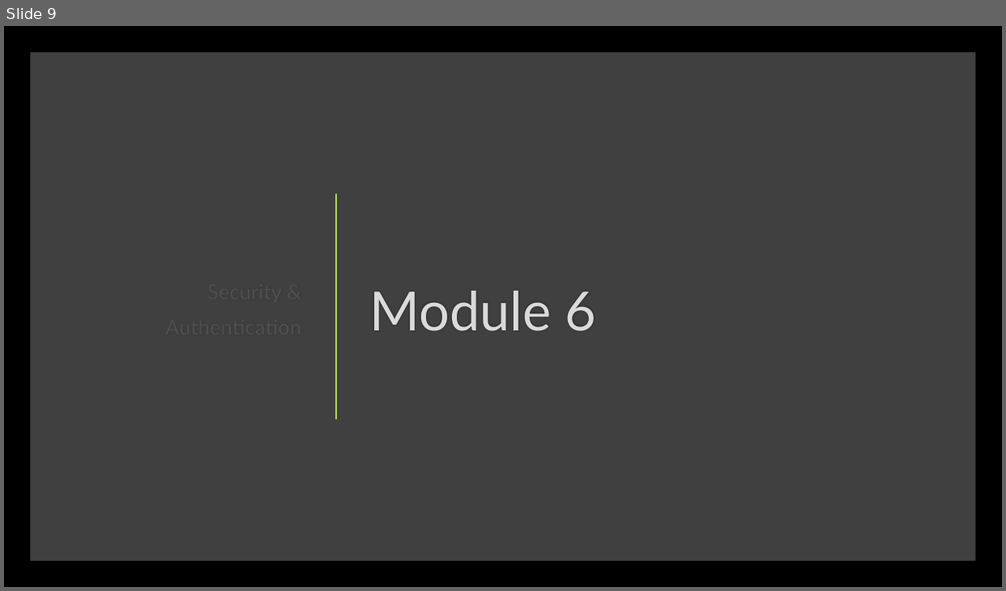
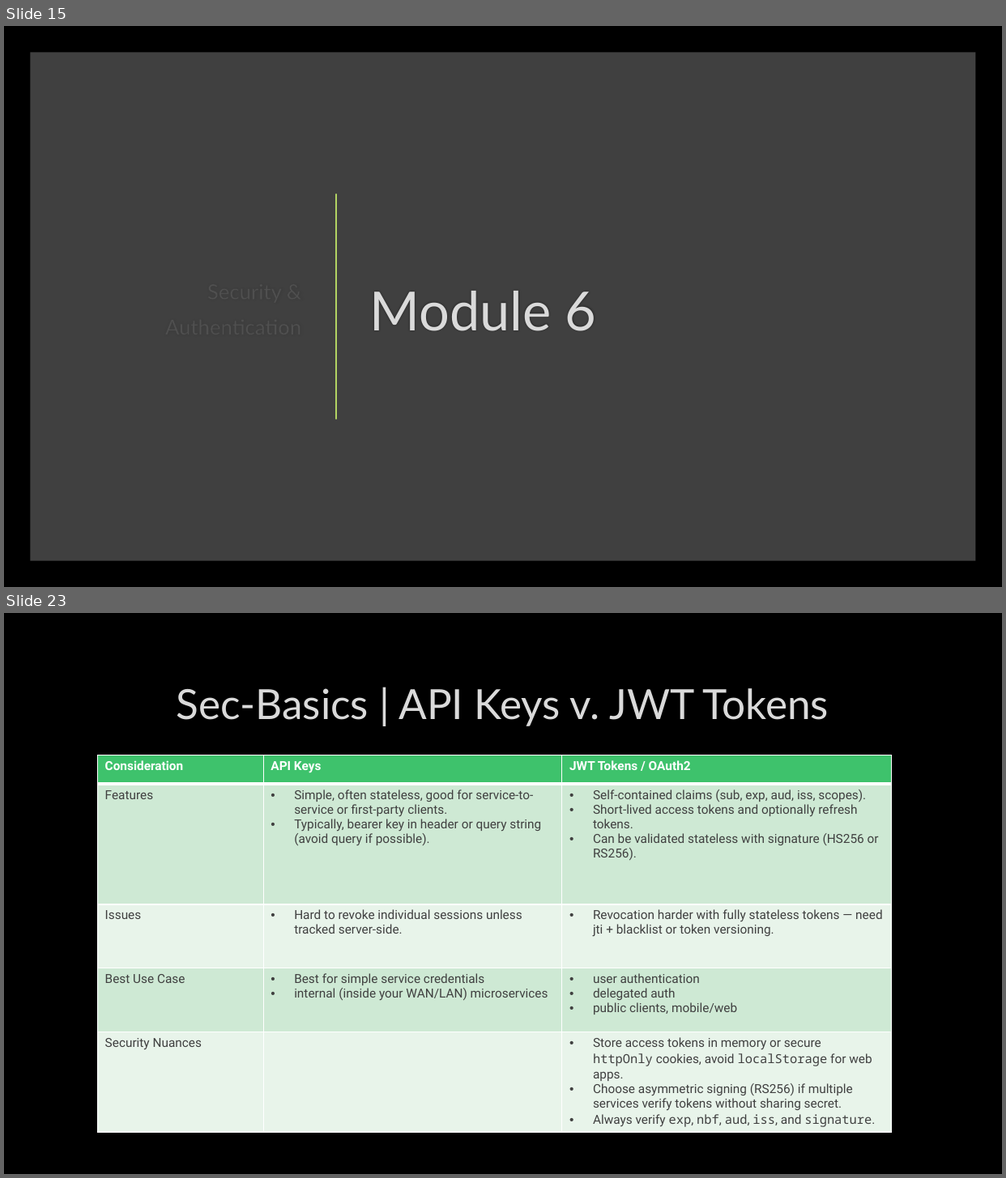
Before and after one commit to SheetMetalConnect/api-workshop, a slide deck: zzz-additional-documentation/Rest-Api-Design-Build-Run-Day-2.pptx. Shown one above the other, each under a label of ours: slide 9 before the commit, slides 15 and 23 after it; the slides between them are not shown. The pictures are 1006x591 and 1006x1178 pixels, drawn with LibreOffice and Linux fonts; fonts in the diff are those of the drawing; background and template pictures are left out. Boxes give left, top, right and bottom in pixels: in the first picture for what was removed or moved away, otherwise in the second. Text is boxed around its words. In the diff, an @@ line names an element or a change of style, - is before the commit and + after.

```diff
--- a/zzz-additional-documentation/Rest-Api-Design-Build-Run-Day-2.pptx
+++ b/zzz-additional-documentation/Rest-Api-Design-Build-Run-Day-2.pptx
@@ slide 23 added at [4,613,1002,1174], background picture (left out) @@
@@ title added at [177,688,829,726], 40 pt, text #DADADA @@
+Sec-Basics | API Keys v. JWT Tokens
@@ table added at [98,756,892,1131], 5 rows, 3 columns @@
+Consideration | API Keys | JWT Tokens / OAuth2
+Features | Simple, often stateless, good for service-to-service or first-party clients. / Typically, bearer key in header or query string (avoid query if possible). | Self-contained claims (sub, exp, aud, iss, scopes). / Short-lived access tokens and optionally refresh tokens. / Can be validated stateless with signature (HS256 or RS256).
+Issues | Hard to revoke individual sessions unless tracked server-side. | Revocation harder with fully stateless tokens — need jti + blacklist or token versioning.
+Best Use Case | Best for simple service credentials / internal (inside your WAN/LAN) microservices | user authentication / delegated auth / public clients, mobile/web
+Security Nuances |  | Store access tokens in memory or secure httpOnly cookies, avoid localStorage for web apps. / Choose asymmetric signing (RS256) if multiple services verify tokens without sharing secret. / Always verify exp, nbf, aud, iss, and signature.
@@ what was slide 9 is now slide 15 @@
```
Also in this commit, not shown: 15 other slides added, 1 other file.
